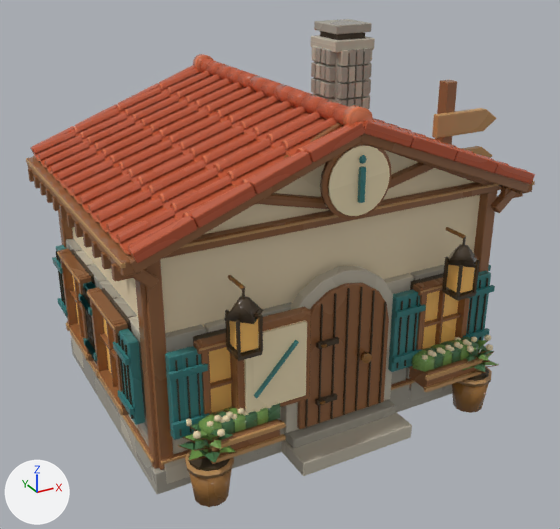
The glTF model art/blender-city/models/alpine/junction_hub/model.glb as it was, and as the next commit left it.
One viewpoint serves both versions: a 50 mm lens placed at (-0.844, -1.449, 1.016), pointed at (-0.058, -0.02, 0.302). Arrows for +X, +Y and +Z are at lower left; the lights stay in place. The older version comes first. Where no turn or scale is listed for an object, it has been applied to the vertices. Vertices at exactly the same position are counted once.

Names of what the first picture shows: 'alpine_junction_hub_geometry'.
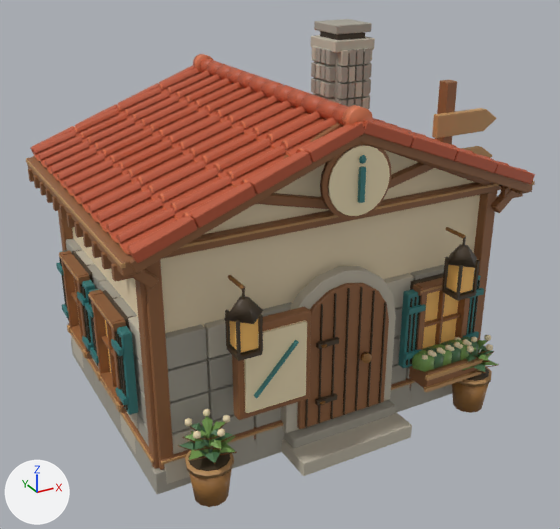
Edits to the scene script, one JSON object a line:
```json
{"block": "me_alpine_junction_hub_mesh", "where": "# used by ob_alpine_junction_hub_geometry; location = (0.0, 0.0, 0.0)"}
{"op": "remove", "block": "me_alpine_junction_hub_mesh", "code": "me_alpine_junction_hub_mesh.from_pydata(...)  # 13636 vertices, 22309 faces; spans x -0.52..0.52, y -0.391..0.391, z 0.0..0.809"}
{"op": "add", "block": "me_alpine_junction_hub_mesh", "code": "me_alpine_junction_hub_mesh.from_pydata(...)  # 13104 vertices, 21425 faces; spans x -0.52..0.52, y -0.391..0.391, z 0.0..0.809"}
{"block": "me_alpine_junction_hub_mesh", "change": "me_alpine_junction_hub_mesh part 1: the loose piece of 24 vertices spanning x -0.491..-0.471, y -0.237..-0.171, z 0.142..0.321 is rebuilt with 24 vertices and now spans x -0.491..-0.471, y -0.2..-0.16, z 0.142..0.321"}
{"block": "me_alpine_junction_hub_mesh", "change": "me_alpine_junction_hub_mesh part 2: the loose piece of 24 vertices spanning x -0.471..-0.453, y 0.062..0.23, z 0.132..0.331 is rebuilt with 24 vertices and now spans x -0.471..-0.453, y 0.073..0.219, z 0.132..0.331"}
{"block": "me_alpine_junction_hub_mesh", "change": "me_alpine_junction_hub_mesh part 3: the loose piece of 24 vertices spanning x -0.491..-0.471, y 0.226..0.292, z 0.142..0.321 is rebuilt with 24 vertices and now spans x -0.491..-0.471, y 0.214..0.254, z 0.142..0.321"}
{"block": "me_alpine_junction_hub_mesh", "change": "me_alpine_junction_hub_mesh part 4: the loose piece of 24 vertices spanning x -0.491..-0.471, y 0.0..0.066, z 0.142..0.321 is rebuilt with 24 vertices and now spans x -0.491..-0.471, y 0.038..0.078, z 0.142..0.321"}
{"block": "me_alpine_junction_hub_mesh", "change": "me_alpine_junction_hub_mesh part 5: the loose piece of 24 vertices spanning x -0.471..-0.453, y -0.176..-0.007, z 0.132..0.331 is rebuilt with 24 vertices and now spans x -0.471..-0.453, y -0.164..-0.019, z 0.132..0.331"}
{"block": "me_alpine_junction_hub_mesh", "change": "me_alpine_junction_hub_mesh part 6: the loose piece of 24 vertices spanning x -0.491..-0.471, y -0.012..0.054, z 0.142..0.321 is rebuilt with 24 vertices and now spans x -0.491..-0.471, y -0.023..0.017, z 0.142..0.321"}
{"block": "me_alpine_junction_hub_mesh", "change": "me_alpine_junction_hub_mesh part 7: 109 loose pieces with 1038 vertices, spanning x -0.501..0.377, y -0.361..0.296, z 0.096..0.332, are deleted"}
{"block": "me_alpine_junction_hub_mesh", "change": "me_alpine_junction_hub_mesh part 8: 1 vertex moved within x -0.338, y -0.336, z 0.166; 14 vertices removed from x -0.338..-0.324, y -0.342..-0.331, z 0.163..0.176; 320 vertices added at x -0.501..-0.47, y -0.203..0.258, z 0.131..0.332"}
{"block": "me_alpine_junction_hub_mesh", "change": "me_alpine_junction_hub_mesh part 9: 20 vertices moved from x 0.055..0.06, y -0.315..-0.286, z 0.133..0.312 to x 0.086..0.091, y -0.315..-0.286, z 0.133..0.312; 24 vertices added at x 0.095..0.119, y -0.309..-0.305, z 0.142..0.303"}
{"block": "me_alpine_junction_hub_mesh", "change": "me_alpine_junction_hub_mesh part 10: 20 vertices moved from x 0.315..0.321, y -0.315..-0.286, z 0.133..0.312 to x 0.284..0.29, y -0.315..-0.286, z 0.133..0.312; 24 vertices added at x 0.257..0.281, y -0.309..-0.305, z 0.142..0.303"}
{"block": "me_alpine_junction_hub_mesh", "change": "me_alpine_junction_hub_mesh part 11: 19717 kept faces spanning x -0.52..0.52, y -0.391..0.391, z 0.0..0.809 get new texture (UV) coordinates"}
{"block": "me_alpine_junction_hub_mesh", "change": "other edits to the shape of me_alpine_junction_hub_mesh do not show in these pictures"}
```

Pixel boxes [x1, y1, x2, y2] of what changed, in the pictures (560 x 529 px):
```json
{"part": 1, "of": "me_alpine_junction_hub_mesh", "change": "rebuilt", "before": [118, 328, 145, 425], "after": [117, 326, 139, 415], "on screen": "18% narrower, 8% shorter"}
{"part": 2, "of": "me_alpine_junction_hub_mesh", "change": "rebuilt", "before": [70, 249, 95, 285], "after": [72, 250, 93, 282]}
{"part": 3, "of": "me_alpine_junction_hub_mesh", "change": "rebuilt", "before": [56, 245, 67, 317], "on screen": "not visible afterwards"}
{"part": 4, "of": "me_alpine_junction_hub_mesh", "change": "rebuilt", "after": [82, 280, 95, 359], "on screen": "not visible before"}
{"part": 5, "of": "me_alpine_junction_hub_mesh", "change": "rebuilt", "before": [101, 288, 133, 331], "after": [103, 290, 133, 328]}
{"part": 6, "of": "me_alpine_junction_hub_mesh", "change": "rebuilt", "before": [84, 282, 97, 359], "after": [89, 289, 98, 292]}
{"part": 7, "of": "me_alpine_junction_hub_mesh", "change": "deleted", "before": [52, 249, 491, 464]}
{"part": 8, "of": "me_alpine_junction_hub_mesh", "change": "reshaped", "before": [231, 413, 237, 419], "after": [56, 250, 128, 413]}
{"part": 9, "of": "me_alpine_junction_hub_mesh", "change": "cut back", "before": [388, 289, 426, 372], "after": [398, 289, 426, 369]}
{"part": 10, "of": "me_alpine_junction_hub_mesh", "change": "cut back", "before": [464, 270, 495, 342], "after": [464, 273, 484, 338]}
{"part": 11, "of": "me_alpine_junction_hub_mesh", "change": "surface changed", "before": [28, 54, 532, 477], "after": [28, 54, 532, 477]}
```
